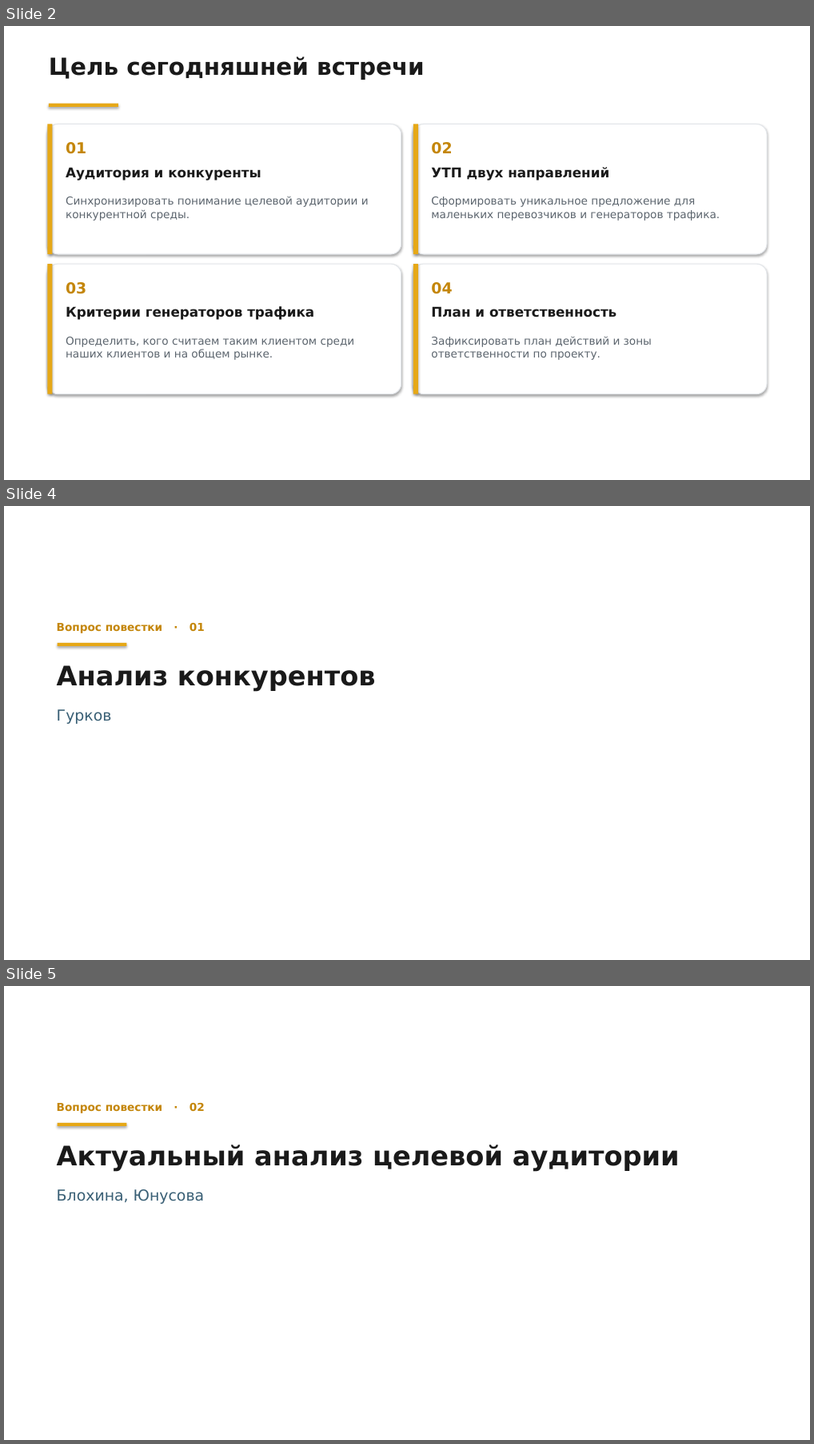
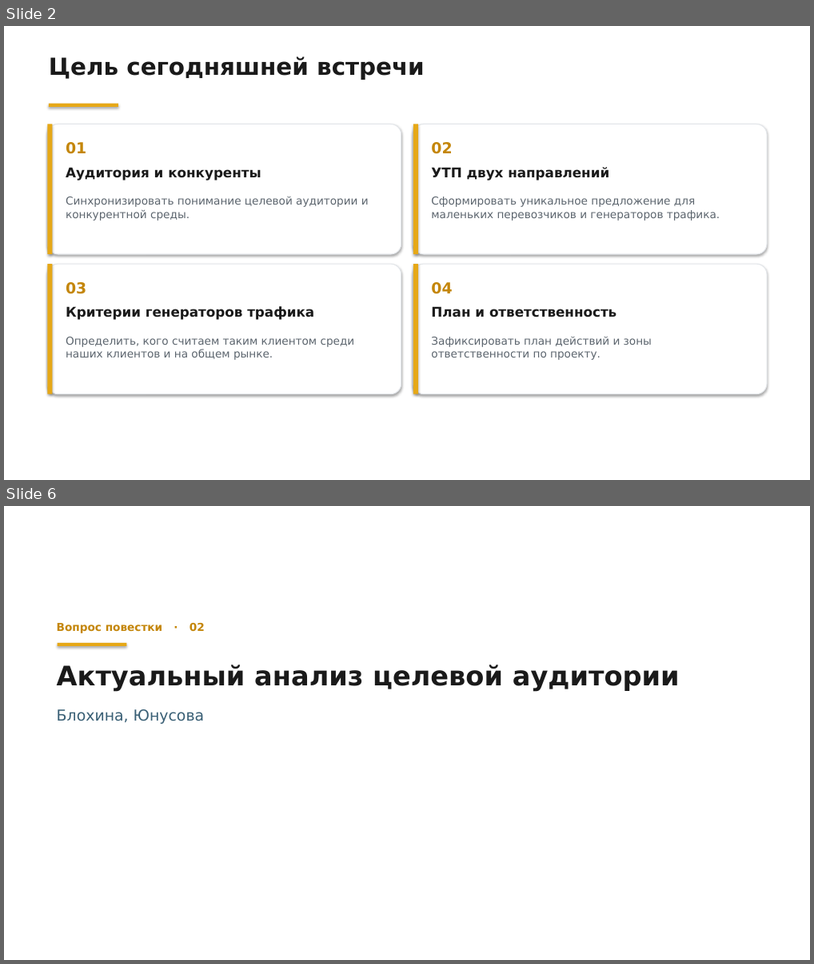
Before and after one commit to daaanilNikonov/for-lisa, a slide deck: presentation/Встреча_Стратегия_ЭПД.pptx. Shown one above the other, each under a label of ours: slides 2, 4 and 5 before the commit, slides 2 and 6 after it; the slides between them are not shown. The pictures are 814x1444 and 814x964 pixels, drawn with LibreOffice and Linux fonts; fonts in the diff are those of the drawing; background and template pictures are left out. Boxes give left, top, right and bottom in pixels: in the first picture for what was removed or moved away, otherwise in the second. Text is boxed around its words. In the diff, an @@ line names an element or a change of style, - is before the commit and + after.

```diff
--- a/presentation/Встреча_Стратегия_ЭПД.pptx
+++ b/presentation/Встреча_Стратегия_ЭПД.pptx
@@ slide 4 removed at (4,506,810,960), background picture (left out) @@
@@ text removed at (57,623,205,633) @@
-Вопрос повестки · 01
@@ rectangle removed at (58,643,127,646) @@
@@ text removed at (57,665,376,724) @@
-Анализ конкурентов
-Гурков
@@ what was slide 5 is now slide 6 @@
```
Also in this commit, not shown: 1 slide changed, 4 slides added, 1 other slide removed, 1 other file.
